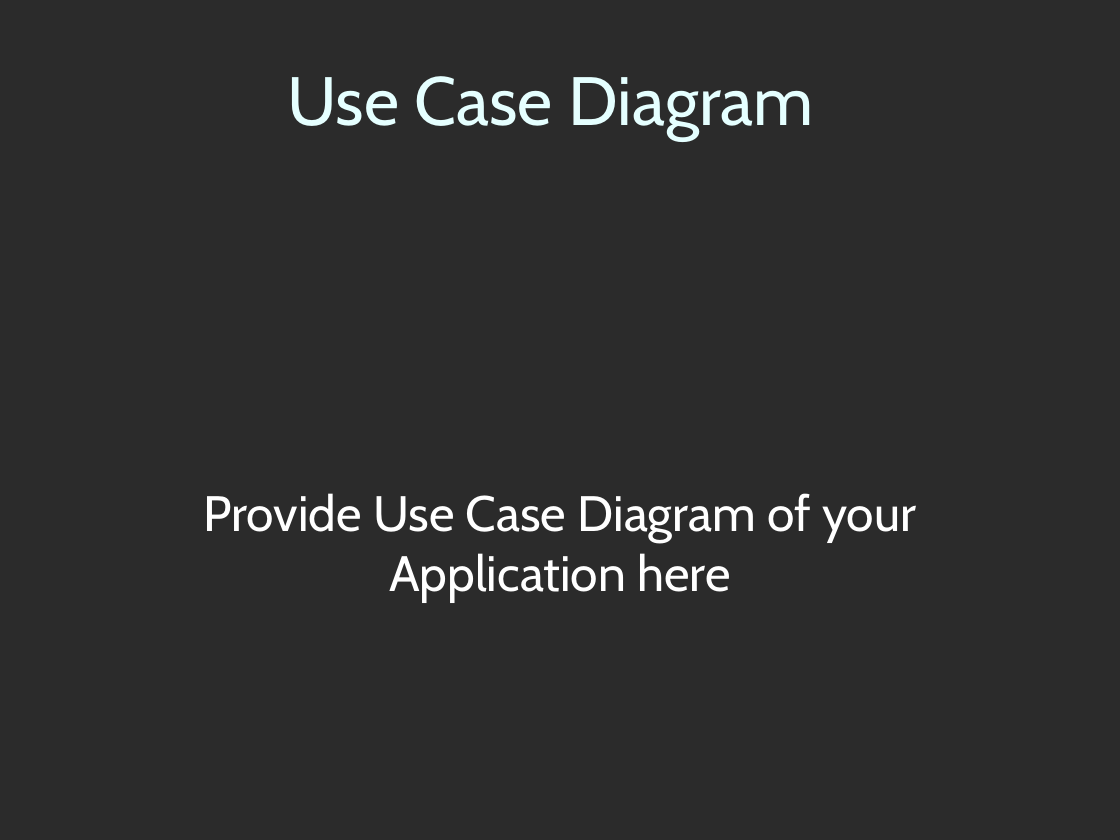
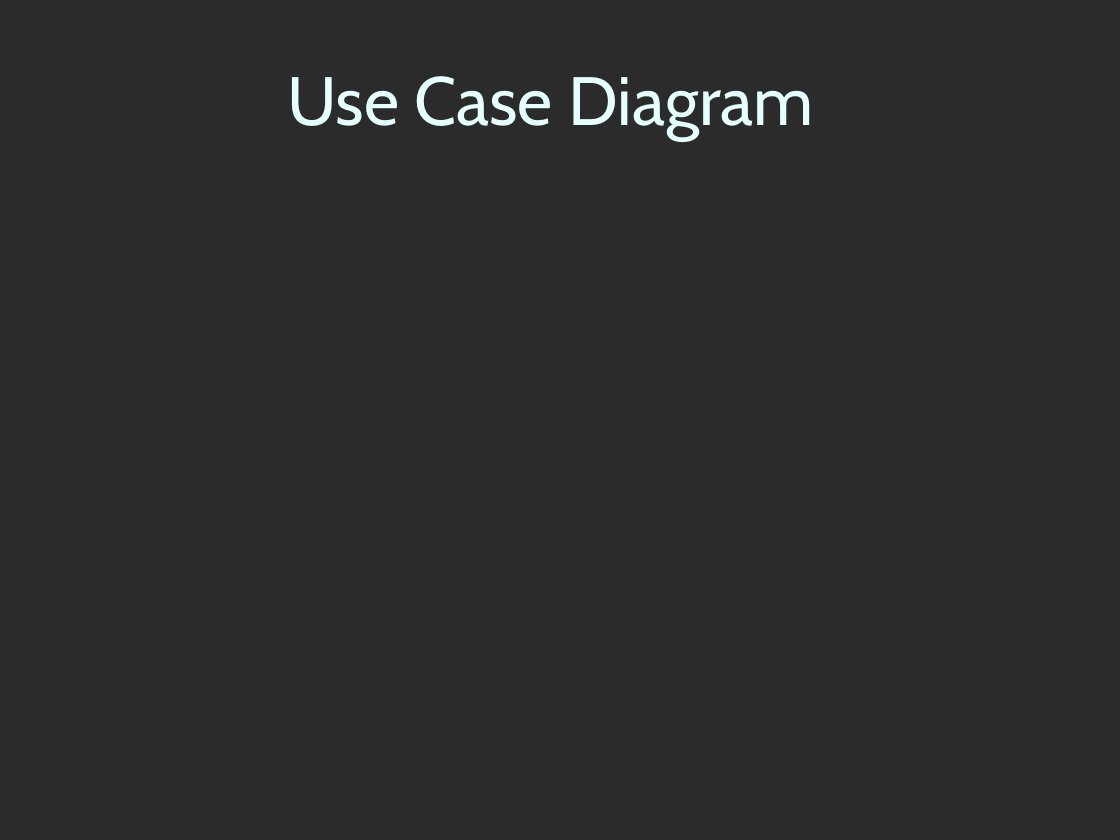
Before and after one commit to alihussainia/Spam-Email-Classification-Project, a slide deck: slide 8 of CS619_Project/FinalDeliverables/3-SamplePresentation.ppt (slide 6 before the commit). Drawn at 1120x840 pixels with LibreOffice and Linux fonts; fonts in the diff are those of the drawing; background and template pictures are left out; a plain dark background stands for a picture behind light text. Boxes give left, top, right and bottom in pixels: in the first picture for what was removed or moved away, otherwise in the second. Text is boxed around its words. In the diff, an @@ line names an element or a change of style, - is before the commit and + after.

```diff
--- a/CS619_Project/FinalDeliverables/3-SamplePresentation.ppt
+++ b/CS619_Project/FinalDeliverables/3-SamplePresentation.ppt
@@ subtitle removed at (203,493,916,601) @@
-Provide Use Case Diagram of your Application here
```
Also in this commit, not shown: 5 other slides changed, 5 slides added, 3 slides removed, 1 other file.
